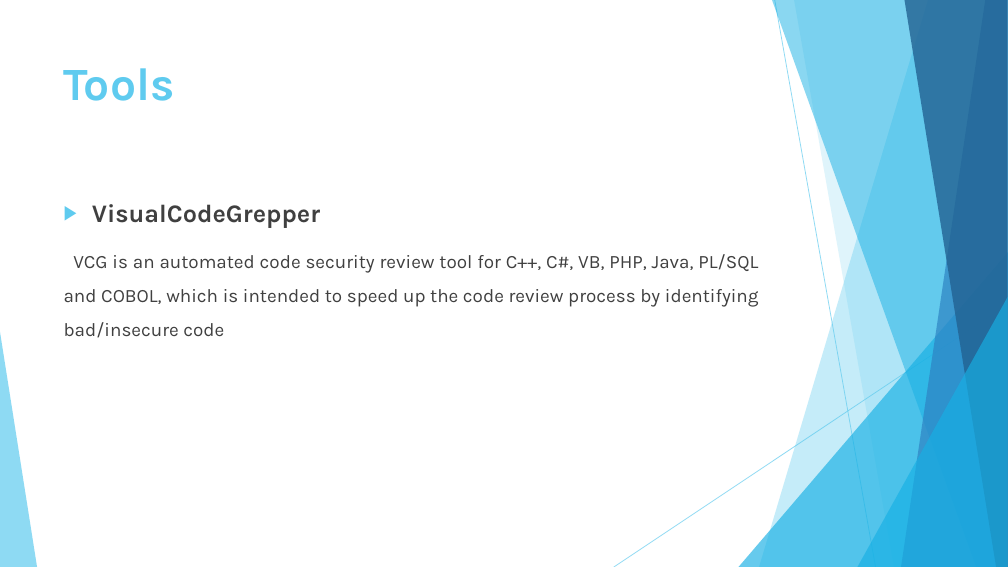
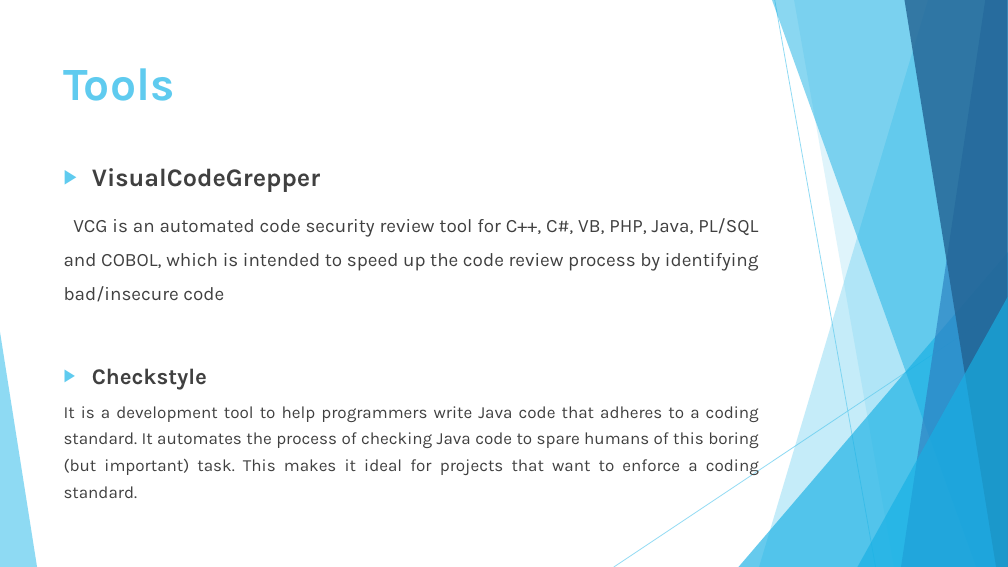
Before and after one commit to FahadAT/CS392-project-G5, a slide deck: slide 4 of Workshop-01-CS310-05-171.pptx. Drawn at 1008x567 pixels with LibreOffice and Linux fonts; fonts in the diff are those of the drawing. Boxes give left, top, right and bottom in pixels: in the first picture for what was removed or moved away, otherwise in the second. Text is boxed around its words. In the diff, an @@ line names an element or a change of style, - is before the commit and + after.

```diff
--- a/Workshop-01-CS310-05-171.pptx
+++ b/Workshop-01-CS310-05-171.pptx
@@ text "VisualCodeGrepper" moved from (x1=64, y1=204, x2=759, y2=338) to (x1=64, y1=168, x2=759, y2=302) @@
@@ text added at (x1=64, y1=368, x2=759, y2=498), 16.2 pt, text #404040 @@
+▶ Checkstyle
+It is a development tool to help programmers write Java code that adheres to a coding standard. It automates the process of checking Java code to spare humans of this boring (but important) task. This makes it ideal for projects that want to enforce a coding standard.
```
Also in this commit, not shown: 1 other slide changed, 3 slides added, 2 other files.
